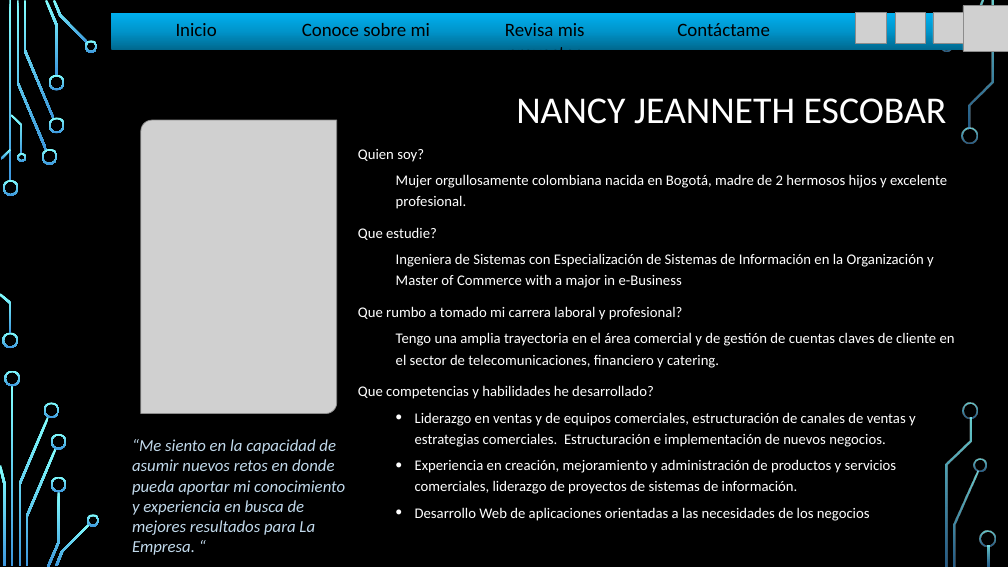
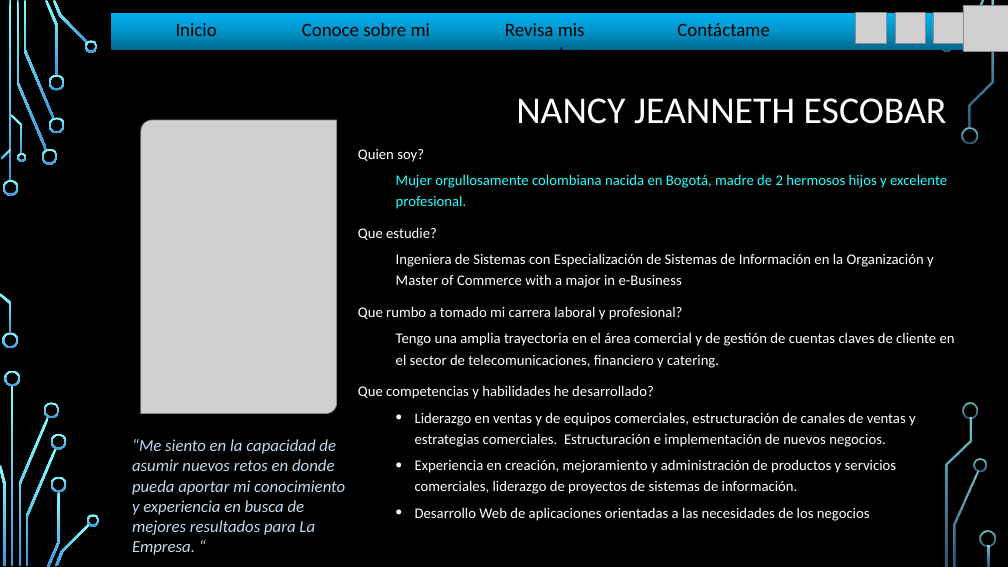
Before and after one commit to nancescq/ProyectoFinal_NES, a slide deck: slide 2 of Prototipo.pptx. Drawn at 1008x567 pixels with LibreOffice and Linux fonts; fonts in the diff are those of the drawing; grey boxes stand for pictures; background and template pictures are left out. Boxes give left, top, right and bottom in pixels: in the first picture for what was removed or moved away, otherwise in the second. Text is boxed around its words. In the diff, an @@ line names an element or a change of style, - is before the commit and + after.

```diff
--- a/Prototipo.pptx
+++ b/Prototipo.pptx
@@ text at (396, 174, 947, 209): text colour #FFFFFF to #22FFFF in "Mujer orgullosamente colombiana nacida en Bogotá, madre ..." @@
```
Also in this commit, not shown: 2 other files.
